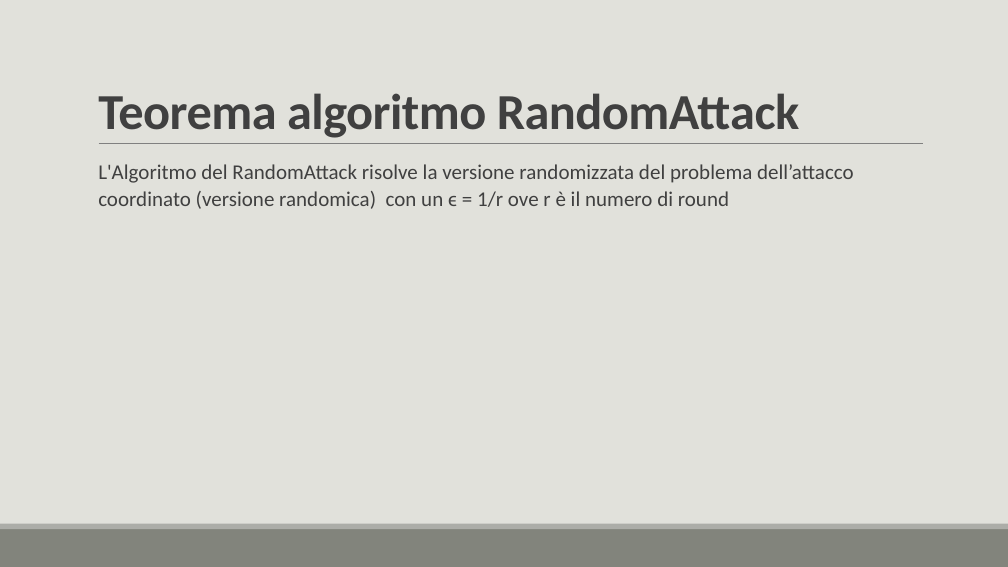
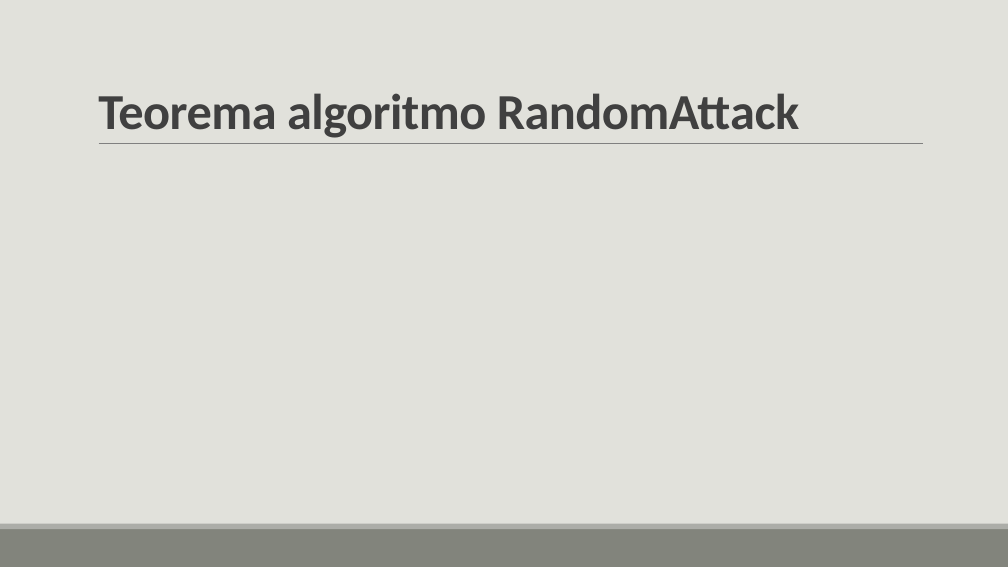
Before and after one commit to lory9894University/mcad, a slide deck: slide 31 of Prensentazione_V2.pptx (slide 32 before the commit). Drawn at 1008x567 pixels with LibreOffice and Linux fonts; fonts in the diff are those of the drawing; grey boxes stand for pictures. Boxes give left, top, right and bottom in pixels: in the first picture for what was removed or moved away, otherwise in the second. Text is boxed around its words. In the diff, an @@ line names an element or a change of style, - is before the commit and + after.

Commit message:
modifica attacco randomizzato + questionario

```diff
--- a/Prensentazione_V2.pptx
+++ b/Prensentazione_V2.pptx
@@ text removed at bbox=[98, 164, 854, 209] @@
-  L'Algoritmo del RandomAttack risolve la versione randomizzata del problema dell’attacco coordinato (versione randomica) con un ϵ = 1/r ove r è il numero di round
```
Also in this commit, not shown: 8 other slides changed, 1 slide removed, 1 other file.
